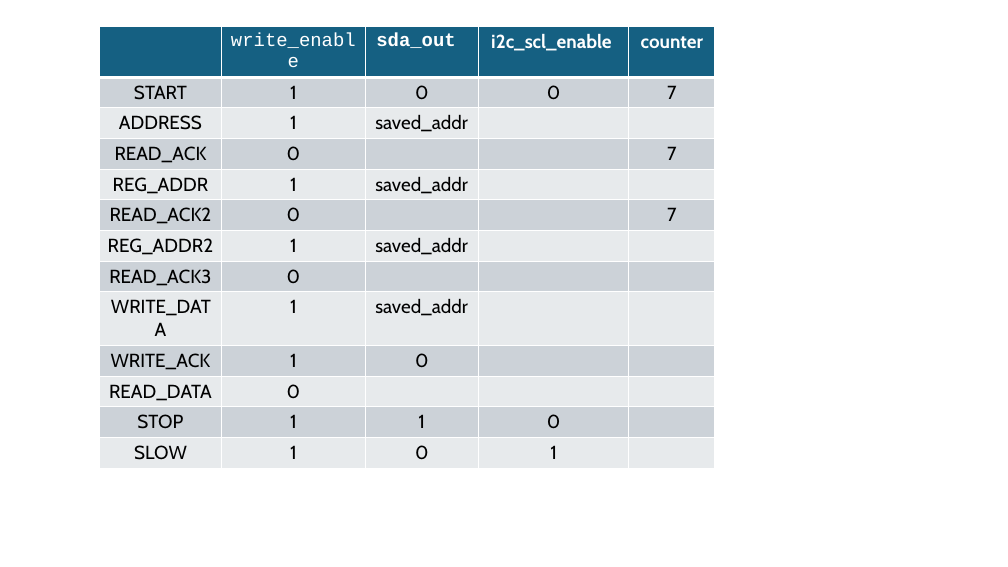
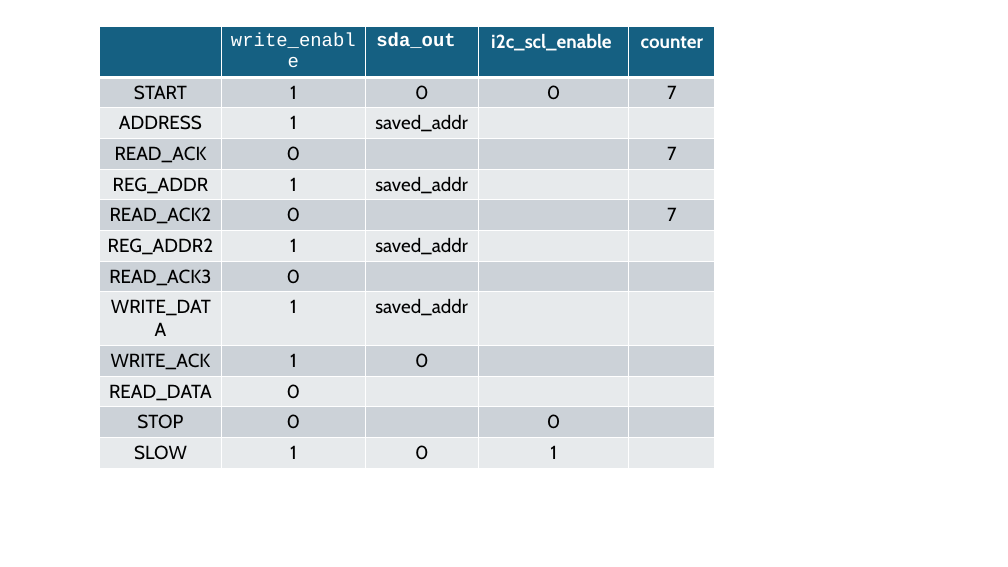
Before and after one commit to adamShiau/adamShiau_FPGA, a slide deck: slide 8 of intel_IP/IRIS/HW_IP/Interface/I2C/V1/I2C_EEPROM.pptx. Drawn at 1008x567 pixels with LibreOffice and Linux fonts; fonts in the diff are those of the drawing. Boxes give left, top, right and bottom in pixels: in the first picture for what was removed or moved away, otherwise in the second. Text is boxed around its words. In the diff, an @@ line names an element or a change of style, - is before the commit and + after.

```diff
--- a/intel_IP/IRIS/HW_IP/Interface/I2C/V1/I2C_EEPROM.pptx
+++ b/intel_IP/IRIS/HW_IP/Interface/I2C/V1/I2C_EEPROM.pptx
@@ table at (99,26,715,464) @@
-row 12, column 2: 1
+row 12, column 2: 0
-row 12, column 3: 1
+row 12, column 3: 
```
Also in this commit, not shown: 6 other slides changed, 3 slides added, 3 other files.
